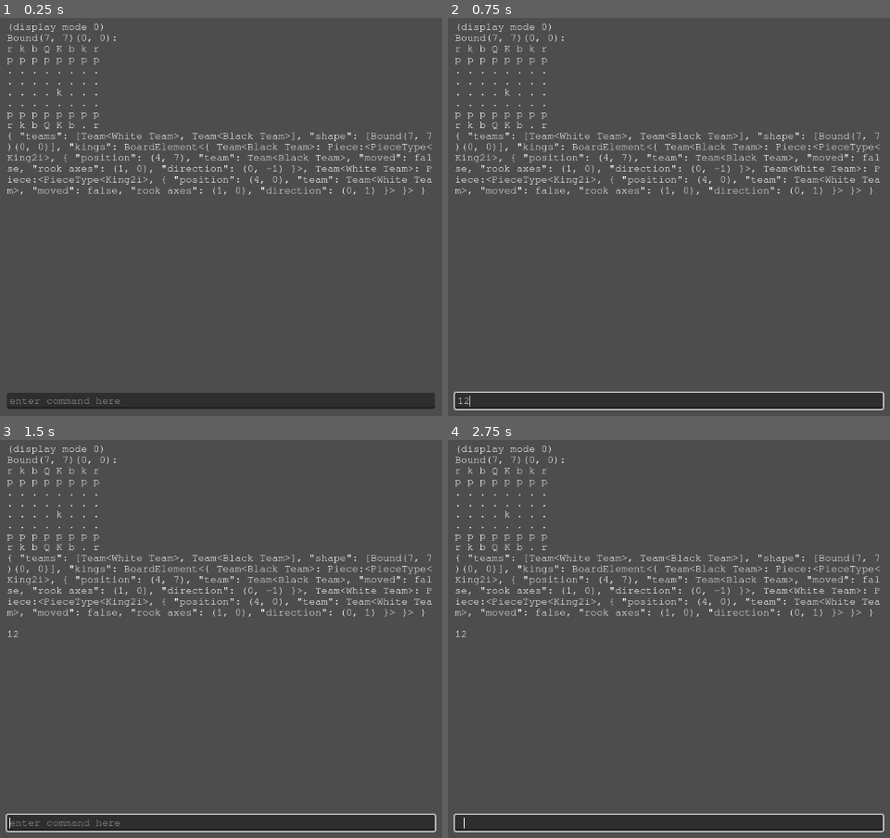
Above: before the commit, frames 1-4 (two rows, left to right).
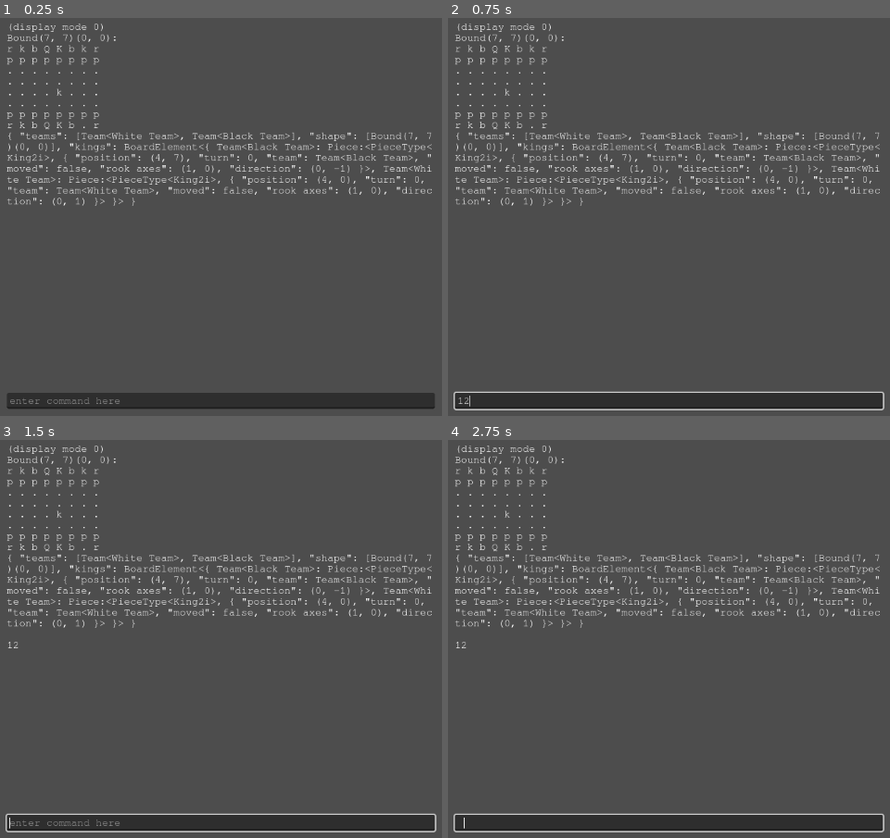
Above: after the commit, the same moments.

Repository: Roboticy3/Mess
Game: Godot game, scene res://default.tscn
Same seed, same stepped clock (60 frames per second), same inputs: the game is played once before the commit and once after it.
Inputs (mouse positions are in pixels of both pictures, inside the frame that each line leads up to):
- Up to frame 1 (0.25 s): no input
- Up to frame 2 (0.75 s): click (669, 400) at 0.52 s; type "12" at 0.6 s
- Up to frame 3 (1.5 s): tap Enter at 1.25 s
- Up to frame 4 (2.75 s): tap Space at 2 s

The runs differ from the first frame. In frame 1, 2.1% of the frame differs, in the area x 1-98%, y 34-48%; in frame 2, 2.1%; in frame 3, 2.1%, in the area x 1-98%, y 34-53%; in frame 4, 2.1%.

Commit message:
Cut down on b_options to refactor it

Diff:
--- a/Board Types/Board.gd
+++ b/Board Types/Board.gd
@@ -81,7 +81,7 @@
 	if v is Piece:
 		v = v as Piece
 
-		add_existing_piece(v)
+		add_piece(v)
 		return true
 	elif v is Bound:
 		v = v as Bound
@@ -97,11 +97,10 @@
 
 	return false
 
+func end_game(winner:Team):
+	print(winner)
+
 ### STATE MUTATORS
-
-#add a piece that was already in the SceneTree
-func add_existing_piece(p:Piece) -> void:
-	add_piece(p)
 
 #add a piece, even if it is not in the SceneTree
 func add_piece(p:Piece, pos=null) -> void:
@@ -114,6 +113,7 @@
 		get_state()[pos] = p
 
 	current_state[pos] = p
+	p.state["turn"] = get_turn()
 
 func remove_piece(p:Piece, pos=null, r=Removed.new()):
 	r.last = p
@@ -200,72 +200,30 @@
 	return true
 
 #similar to generate options, except it generates the states resulting from each option as the values, instead of the Callables themselves
-func b_options(depth:=2) -> void:
-
-	if depth < 1:
-		return
+func b_options() -> void:
 
 	var s := current_state.duplicate()
 	var k := s.keys()
 	var v := s.values()
 
-	#create a base for every new state to be created at this depth
-	#contains a copy of all pieces which have options, with the options filled out
-	var b_new_s := {}
-	for i in k.size():
-		var p = v[i]
-		if !(p is Piece):
-			k[i] = null
-			continue
-
-		var options:Dictionary = p.options
-		if options.is_empty():
-			options = p.generate_options(self, false)
-
-		if options.is_empty():
-			k[i] = null
-			continue
-
-		var new_p := copy_piece(p)
-		new_p.options = options
-
-		b_new_s[k[i]] = new_p
-		v[i] = new_p
-
-	merge_state(b_new_s, s)
-
-	#build states from options, by applying each option to the base new state
-	#add an extra option called the "trivial option," i.e. doing nothing, for checks
-	for i in k.size() + 1:
-		var p:Piece
-		var options:Dictionary
-		if i < k.size():
-			if k[i] != null && !v[i].options.is_empty():
-				options = v[i].options
-		elif depth > 1:
-			options = {null:{}}
-
-		var o_k := options.keys()
-		var o_v := options.values()
-
-		for j in o_k.size():
-
-			if o_v[j] is Dictionary:
-				add_state(o_v[j])
-
-			elif o_v[j] is Callable:
-				var new_s := duplicate_state(b_new_s)
-				add_state(new_s)
-				merge_state(new_s)
-				o_v[j].call()
-
-			if o_k[j] == null: print(self)
-			_evaluate()
-
-			b_options(depth - 1)
-
-			options[o_k[j]] = states.pop_back()
-			current_state = s.duplicate()
+	for i in k.size():
+		if v[i] is Piece:
+			b_piece_options(v[i], s)
+
+func b_piece_options(p:Piece, s:Dictionary):
+
+	var options:Dictionary = p.generate_options(self)
+
+	var o_k := options.keys()
+	var o_v := options.values()
+
+	for j in o_k.size():
+
+		add_state()
+		o_v[j].call()
+
+		options[o_k[j]] = states.pop_back()
+		current_state = s.duplicate()
 
 func add_state(s:={}, merge:=false):
 	states.append(s)
@@ -408,7 +366,7 @@
 ### DESIGNED TO BE OVERRIDDEN BY INHERITORS
 
 #end the game if a winner is found
-func _evaluate() -> void:
+func _evaluate():
 	pass
 
 #_traverse (WIP) allow moves to interact with the Board's shape, currently just returns to if its in bounds
--- a/Board Types/Chess.gd
+++ b/Board Types/Chess.gd
@@ -29,11 +29,3 @@
 		add_element(kings, "kings")
 
 	return res
-
-func _evaluate():
-
-	var k = current_state["kings"].data
-	var t = get_team()
-
-	if !k.has(t):
-		pass
--- a/Piece Types/Pawn2i.gd
+++ b/Piece Types/Pawn2i.gd
@@ -26,7 +26,12 @@
 	#forward step
 	var up_one:Vector2i = to_global(p_state, b, Vector2i(0, 1))
 	if !b.get_piece(up_one):
-		options[up_one] = option_move.bind(p, b, up_one)
+		add_option(options, up_one, option_move.bind(p, b, up_one))
+
+	#double forward step
+	var up_two = to_global(p_state, b, Vector2i(0, 2))
+	if !p_state["moved"] && !b.get_piece(up_one) && !b.get_piece(up_two):
+		add_option(options, up_two, option_move.bind(p, b, up_two))
 
 	#diagonal takes
 	var diag_right:Vector2i = to_global(p_state, b, Vector2i(1, 1))
@@ -35,15 +40,9 @@
 	var take_left = b.get_team(diag_left)
 
 	if take_right && take_right != p.get_team():
-		options[diag_right] = option_move.bind(p, b, diag_right)
+		add_option(options, diag_right, option_move.bind(p, b, diag_right))
 	if take_left && take_left != p.get_team():
-		options[diag_left] = option_move.bind(p, b, diag_left)
-
-	#double forward step
-	var up_two = to_global(p_state, b, Vector2i(0, 2))
-
-	if !p_state["moved"] && !b.get_piece(up_one) && !b.get_piece(up_two):
-		options[up_two] = option_move.bind(p, b, up_two)
+		add_option(options, diag_left, option_move.bind(p, b, diag_left))
 
 	return options
 
--- a/Piece Types/PieceType.gd
+++ b/Piece Types/PieceType.gd
@@ -3,7 +3,7 @@
 
 var name:StringName = "?"
 
-var state_form:Dictionary = {"position":null}
+var state_form:Dictionary = {"position":null, "turn":0}
 
 func generate_options(_p:Piece, _b:=Accessor.current_board)->Dictionary:
 	return {}
@@ -50,6 +50,12 @@
 		if validator.call(p, b, pos):
 			options[pos] = option.bind(p, b, pos)
 
+func add_option(options:Dictionary, pos, option):
+	options[pos] = option
+
+func remove_option(options:Dictionary, pos) -> bool:
+	return options.erase(pos)
+
 #spaces from a list of (sorta) global directions
 #directions will not be transformed by the piece's direction since the piece may not have the direction property
 #the positions they make are still traversed to and so this function will handle traversing the shape of the board
--- a/Scripts/Board Elements/Piece.gd
+++ b/Scripts/Board Elements/Piece.gd
@@ -3,7 +3,7 @@
 
 @export var type:PieceType
 
-@export var starting_state:Dictionary = {"position":null}
+@export var starting_state:Dictionary = {"position":null, "turn":0}
 
 var state:Dictionary
 
@@ -46,6 +46,11 @@
 func get_position() -> Variant:
 	return state["position"]
 
+func get_turn() -> int:
+	return state["turn"]
+func set_turn(i:int):
+	state["turn"] = i
+
 func get_state() -> Dictionary:
 	return state
 
--- a/Scripts/Player/CommandLine.gd
+++ b/Scripts/Player/CommandLine.gd
@@ -114,13 +114,13 @@
 
 	if a:
 		for pos in b.current_state:
-			var p:Piece = b.current_state[pos]
+			var p = b.current_state[pos]
 			if !(p is Piece):
 				continue
 
-			var p_o := p.options
+			var p_o = p.options
 
-			if p_o.is_empty():
+			if !(p_o is Dictionary) || p_o.is_empty():
 				continue
 
 			Accessor.a_print(str(p))
--- a/default.tscn
+++ b/default.tscn
@@ -52,6 +52,13 @@
 }
 priority = 1
 
+[node name="Pawn7" type="Node" parent="Board/White Team"]
+script = ExtResource("3_22oss")
+type = SubResource("Resource_8a4kp")
+starting_state = {
+"position": Vector2i(6, 1)
+}
+
 [node name="Pawn" type="Node" parent="Board/White Team"]
 script = ExtResource("3_22oss")
 type = SubResource("Resource_8a4kp")
@@ -92,13 +99,6 @@
 type = SubResource("Resource_8a4kp")
 starting_state = {
 "position": Vector2i(5, 1)
-}
-
-[node name="Pawn7" type="Node" parent="Board/White Team"]
-script = ExtResource("3_22oss")
-type = SubResource("Resource_8a4kp")
-starting_state = {
-"position": Vector2i(6, 1)
 }
 
 [node name="Pawn8" type="Node" parent="Board/White Team"]
